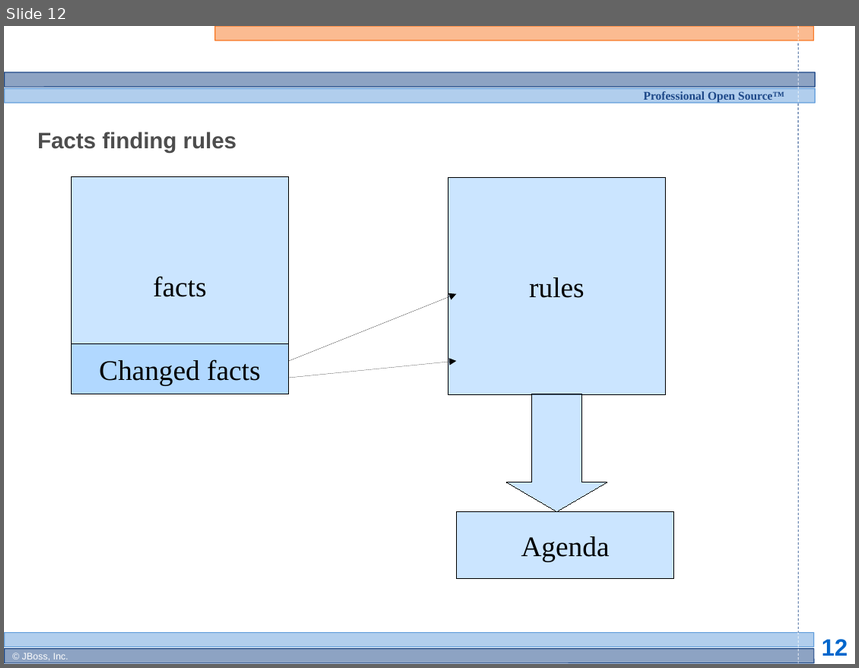
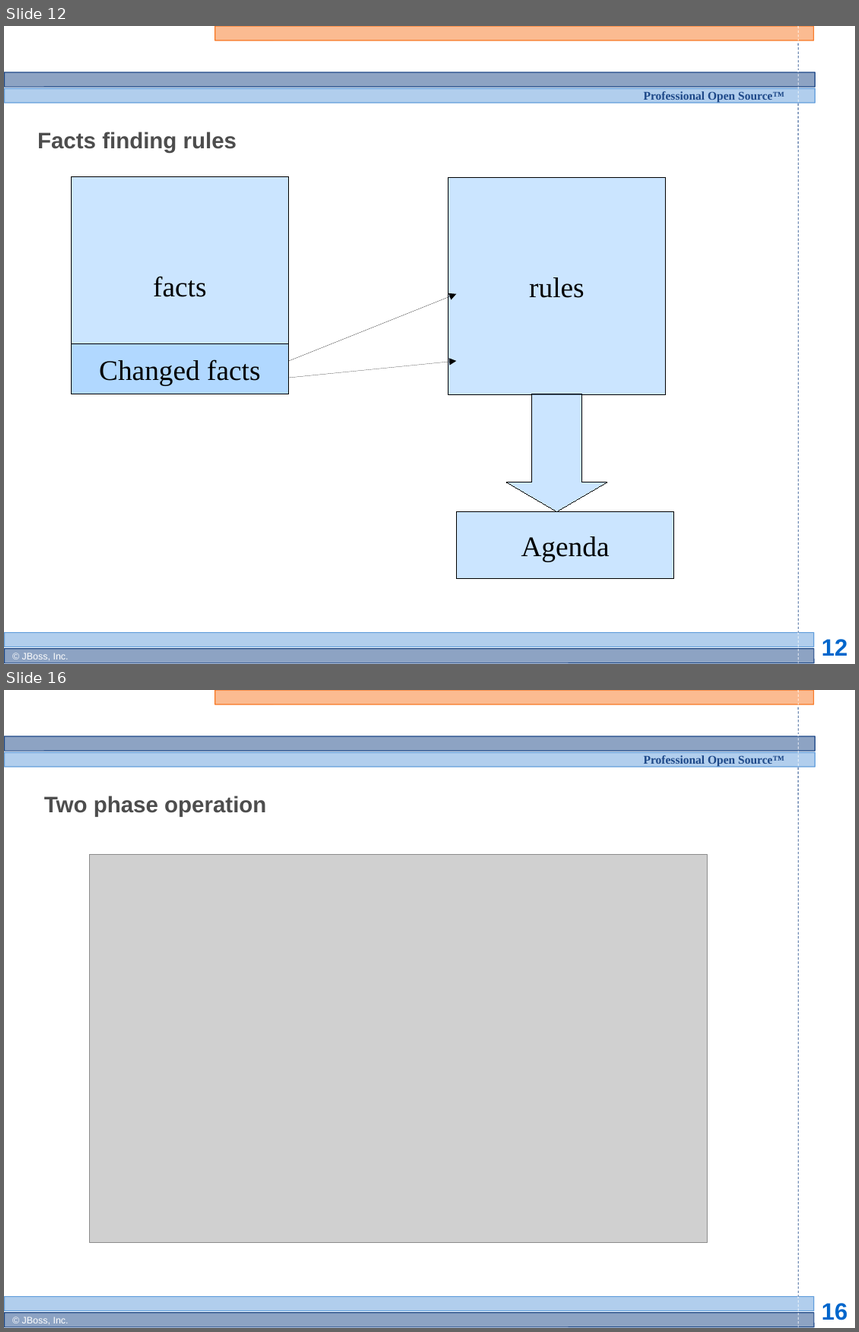
Before and after one commit to bobmcwhirter/drools, a slide deck: documentation/training/developers-course/Module 3 - Rule Engine Concepts 1.odp. Shown one above the other, each under a label of ours: slide 12 before the commit, slides 12 and 16 after it; the slides between them are not shown. The pictures are 859x668 and 859x1332 pixels, drawn with LibreOffice and Linux fonts; fonts in the diff are those of the drawing; grey boxes stand for pictures; background and template pictures are left out. Boxes give left, top, right and bottom in pixels: in the first picture for what was removed or moved away, otherwise in the second. Text is boxed around its words. In the diff, an @@ line names an element or a change of style, - is before the commit and + after.

```diff
--- a/documentation/training/developers-course/Module 3 - Rule Engine Concepts 1.odp
+++ b/documentation/training/developers-course/Module 3 - Rule Engine Concepts 1.odp
@@ slide 16 added at bbox=[4, 690, 855, 1328], background #FFFFFF; not listed: 13 template elements that a slide beside it also shows @@
@@ title added at bbox=[44, 796, 266, 817], 19 pt, text #4D4D4D, bold @@
+Two phase operation
@@ picture added at bbox=[90, 855, 708, 1243] @@
```
Also in this commit, not shown: 7 other slides added.
